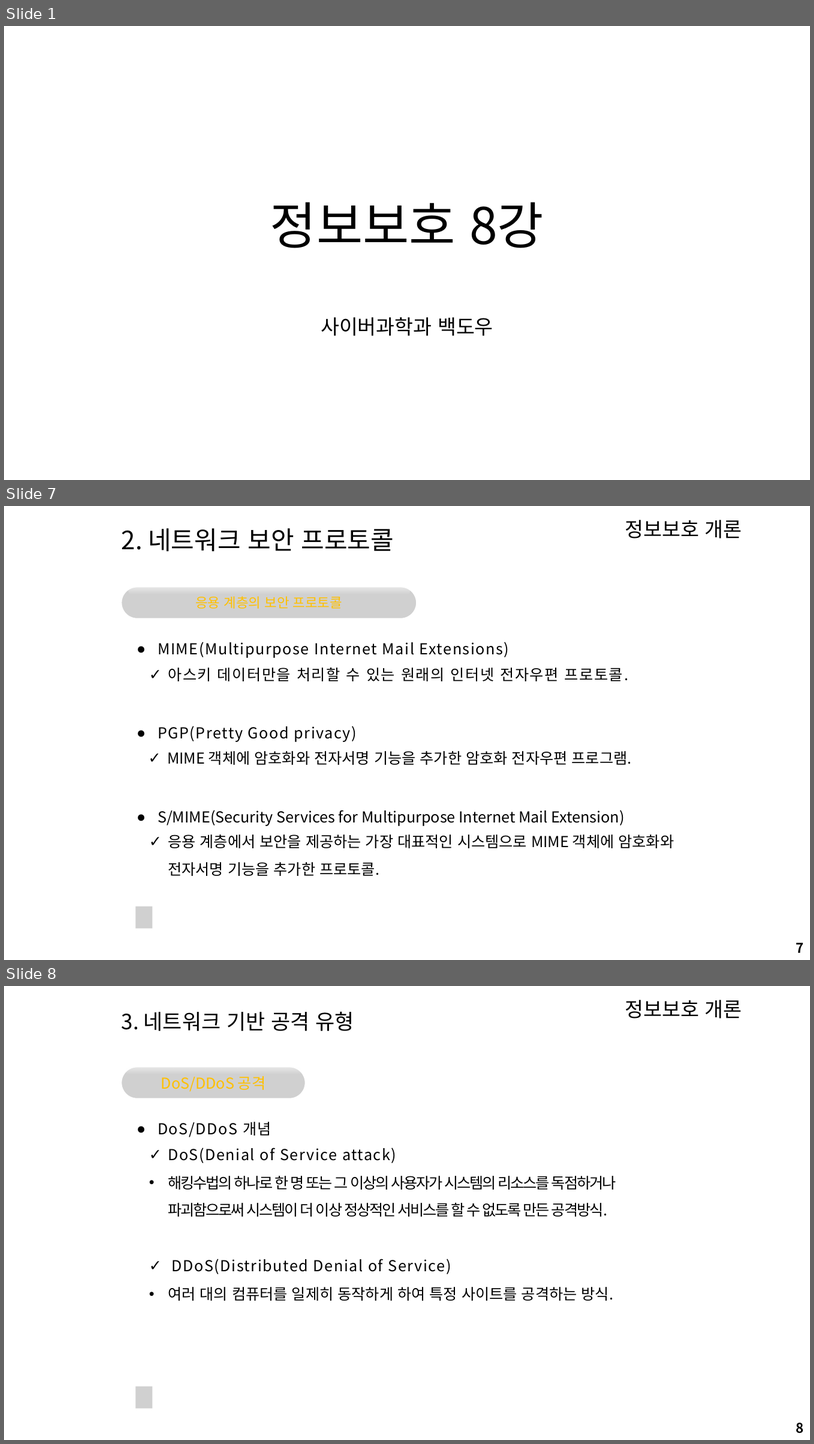
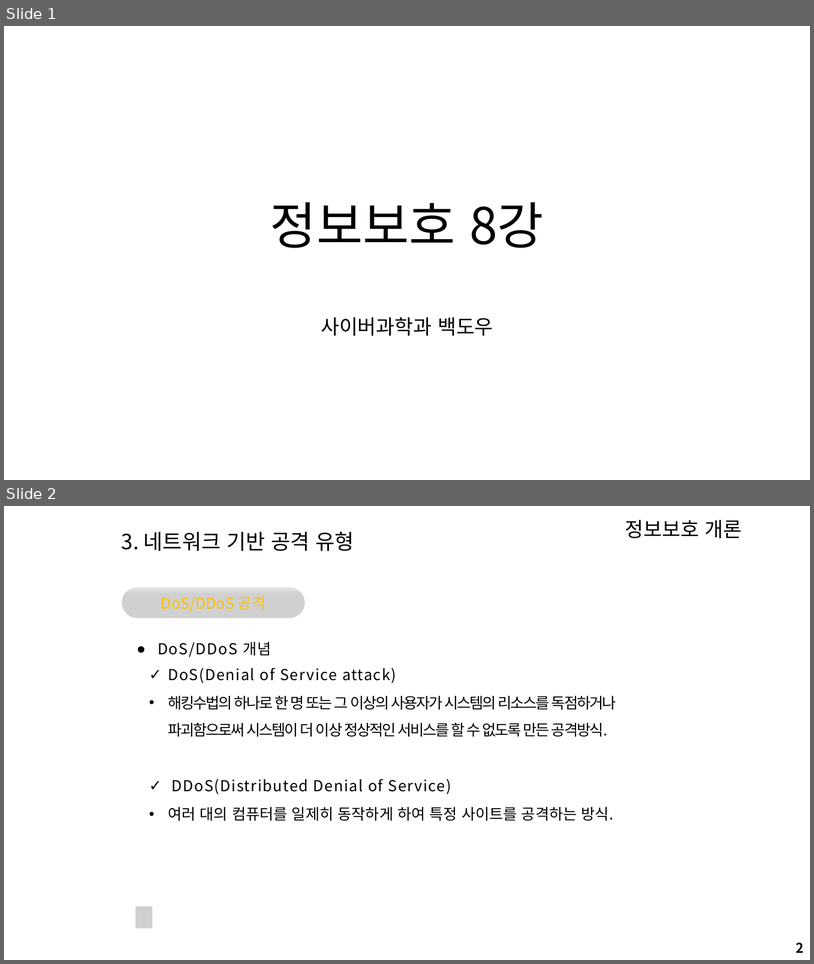
Before and after one commit to arizona95/CyberTraining, a slide deck: Lecture/24_1_정보보호/정보보호8강.pptx. Shown one above the other, each under a label of ours: slides 1, 7 and 8 before the commit, slides 1 and 2 after it; the slides between them are not shown. The pictures are 814x1444 and 814x964 pixels, drawn with LibreOffice and Linux fonts; fonts in the diff are those of the drawing; grey boxes stand for pictures; background and template pictures are left out. Boxes give left, top, right and bottom in pixels: in the first picture for what was removed or moved away, otherwise in the second. Text is boxed around its words. In the diff, an @@ line names an element or a change of style, - is before the commit and + after.

```diff
--- a/Lecture/24_1_정보보호/정보보호8강.pptx
+++ b/Lecture/24_1_정보보호/정보보호8강.pptx
@@ slide 7 removed at (4, 506, 810, 960), background #FFFFFF; not listed: 1 template element that a slide beside it also shows @@
@@ text removed at (122, 528, 393, 552) @@
-2. 네트워크 보안 프로토콜
@@ picture removed at (122, 587, 417, 619) @@
@@ rounded rectangle removed at (122, 585, 417, 621) @@
-응용 계층의 보안 프로토콜
@@ rounded rectangle removed at (129, 588, 410, 594) @@
@@ text removed at (158, 642, 625, 826) @@
-● MIME(Multipurpose Internet Mail Extensions)
-● PGP(Pretty Good privacy)
-● S/MIME(Security Services for Multipurpose Internet Mail Extension)
@@ text removed at (168, 667, 629, 681) @@
-✓ 아스키 데이터만을 처리할 수 있는 원래의 인터넷 전자우편 프로토콜.
@@ text removed at (167, 751, 632, 765) @@
-✓ MIME 객체에 암호화와 전자서명 기능을 추가한 암호화 전자우편 프로그램.
@@ text removed at (168, 834, 675, 876) @@
-✓ 응용 계층에서 보안을 제공하는 가장 대표적인 시스템으로 MIME 객체에 암호화와 전자서명 기능을 추가한 프로토콜.
@@ picture removed at (136, 906, 153, 928) @@
@@ page number removed at (797, 942, 804, 952) @@
-7
@@ what was slide 8 is now slide 2 @@
@@ page number at (797, 942, 804, 952): text changed @@
-8
+2
```
Also in this commit, not shown: 5 slides changed, 5 other slides removed, 2 other files.
